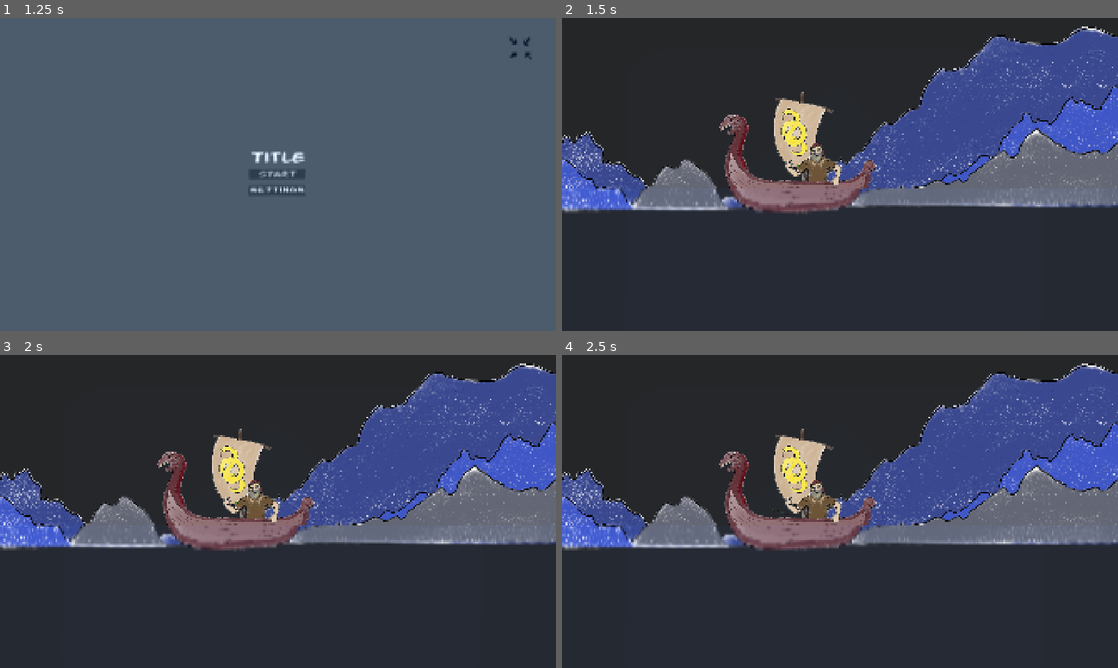
Above: before the commit, frames 1-4 (two rows, left to right).
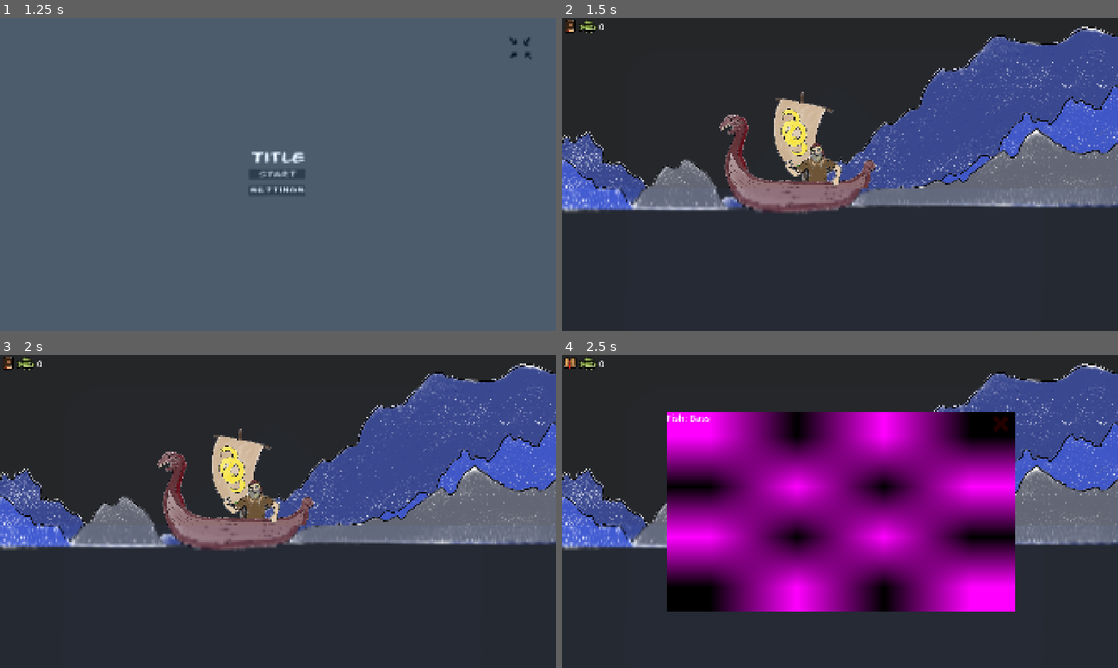
Above: after the commit, the same moments.

Repository: PARCISZEWSKI/fishinggwj
Game: Godot game, scene res://interface/main_menu.tscn
The game is run twice, just before and just after one commit, with the same random seed, the same clock (stepped at 60 frames per second) and the same inputs. The engine's default icon, where the game draws it, is replaced by a stand-in: a white triangle on a blue panel in a dark square.
Inputs (mouse positions are in pixels of both pictures, inside the frame that each line leads up to):
- Up to frame 1 (1.25 s): click (522, 49) at 0.5 s
- Up to frame 2 (1.5 s): click "Start" at 1.25 s
- Up to frame 3 (2 s): no input
- Up to frame 4 (2.5 s): click (567, 361) at 2.02 s

Frame 1 is identical in both runs. In frame 2, 0.1% of the frame differs, in the area x 0-8%, y 0-5%; in frame 3, 0.1%; in frame 4, 40%, in the area x 0-82%, y 0-82%.

Commit message:
Currency system og history/dictionary - work in progress

Diff:
--- a/interface/game_menu.tscn
+++ b/interface/game_menu.tscn
@@ -24,7 +24,7 @@
 shader_parameter/speed = Vector2(0.03, 0.07)
 shader_parameter/wave_strength = 2.0
 shader_parameter/scale_y = 100.0
-shader_parameter/y_zoom = 0.385543
+shader_parameter/y_zoom = 0.620921
 
 [sub_resource type="CanvasTexture" id="CanvasTexture_1elys"]
 
--- a/nodes/fish.gd
+++ b/nodes/fish.gd
@@ -32,6 +32,8 @@
 		$visual/bass/outline.flip_h = direction.x < 0
 
 func _on_body_entered(body) -> void:
+	Currency.fish_caught += 1
+	Currency.bass_caught += 1
 	queue_free()
 	var audio_player = Audio.play_sound_2d(soundDeath, "Effects")
 	audio_player.position = global_position
--- a/scenes/main.tscn
+++ b/scenes/main.tscn
@@ -11,6 +11,11 @@
 [ext_resource type="PackedScene" uid="uid://cqswwvxdx7x5w" path="res://components/spawn_component.tscn" id="6_tefeu"]
 [ext_resource type="Texture2D" uid="uid://dqqwgyik2f1t3" path="res://assets/mountain_mid2.png" id="7_trceg"]
 [ext_resource type="PackedScene" uid="uid://dpkcayi0yivcl" path="res://interface/game_menu.tscn" id="11_ya4ey"]
+[ext_resource type="Texture2D" uid="uid://bde6vrmvi8drk" path="res://assets/Bass.png" id="12_eb6dy"]
+[ext_resource type="Script" uid="uid://bvb2fhx80l0m0" path="res://singletons/currency_system.gd" id="12_trceg"]
+[ext_resource type="Texture2D" uid="uid://c606m5eerkeqh" path="res://assets/book_01d.png" id="13_jkv2x"]
+[ext_resource type="Texture2D" uid="uid://cd0b0td1lxsny" path="res://assets/book_01g.png" id="14_jbj1t"]
+[ext_resource type="Texture2D" uid="uid://ppi80kp8y3pr" path="res://assets/Cross.png" id="16_jbj1t"]
 
 [sub_resource type="FastNoiseLite" id="FastNoiseLite_i74xo"]
 
@@ -27,9 +32,11 @@
 shader_parameter/speed = Vector2(0.03, 0.07)
 shader_parameter/wave_strength = 2.0
 shader_parameter/scale_y = 100.0
-shader_parameter/y_zoom = 0.385543
+shader_parameter/y_zoom = 0.466507
 
 [sub_resource type="CanvasTexture" id="CanvasTexture_1elys"]
+
+[sub_resource type="PlaceholderTexture2D" id="PlaceholderTexture2D_jkv2x"]
 
 [node name="main" type="Node2D"]
 script = ExtResource("1_choun")
@@ -71,3 +78,71 @@
 [node name="gameMenu" parent="." instance=ExtResource("11_ya4ey")]
 process_mode = 3
 visible = false
+
+[node name="Currency" type="CanvasLayer" parent="."]
+script = ExtResource("12_trceg")
+
+[node name="history_button" type="TextureButton" parent="Currency"]
+offset_left = 3.0
+offset_top = 3.0
+offset_right = 51.0
+offset_bottom = 51.0
+texture_normal = ExtResource("13_jkv2x")
+texture_pressed = ExtResource("14_jbj1t")
+texture_hover = ExtResource("14_jbj1t")
+
+[node name="bass_caught" type="Sprite2D" parent="Currency"]
+position = Vector2(89, 29)
+scale = Vector2(4, 4)
+texture = ExtResource("12_eb6dy")
+
+[node name="bass_number" type="Label" parent="Currency"]
+offset_left = 127.0
+offset_top = 7.0
+offset_right = 170.0
+offset_bottom = 74.0
+theme_override_font_sizes/font_size = 32
+
+[node name="history" type="TextureRect" parent="Currency"]
+visible = false
+anchors_preset = 8
+anchor_left = 0.5
+anchor_top = 0.5
+anchor_right = 0.5
+anchor_bottom = 0.5
+offset_left = -600.5
+offset_top = -346.5
+offset_right = 600.5
+offset_bottom = 346.5
+grow_horizontal = 2
+grow_vertical = 2
+texture = SubResource("PlaceholderTexture2D_jkv2x")
+
+[node name="RichTextLabel" type="RichTextLabel" parent="Currency/history"]
+layout_mode = 0
+offset_right = 463.0
+offset_bottom = 348.0
+theme_override_font_sizes/normal_font_size = 32
+text = "Fish: Bass"
+fit_content = true
+
+[node name="exit_history" type="TextureButton" parent="Currency/history"]
+process_mode = 3
+modulate = Color(1, 0, 0, 1)
+self_modulate = Color(1, 0, 0, 1)
+layout_mode = 1
+anchors_preset = -1
+anchor_left = 0.961
+anchor_top = 0.066
+anchor_right = 0.961
+anchor_bottom = 0.066
+offset_left = -28.661
+offset_top = -30.238
+offset_right = 29.339
+offset_bottom = 29.762
+texture_normal = ExtResource("16_jbj1t")
+texture_pressed = ExtResource("16_jbj1t")
+texture_hover = ExtResource("16_jbj1t")
+
+[connection signal="pressed" from="Currency/history_button" to="Currency" method="_on_history_button_pressed"]
+[connection signal="pressed" from="Currency/history/exit_history" to="Currency" method="_on_exit_history_pressed"]
--- /dev/null
+++ b/singletons/currency_system.gd
@@ -0,0 +1,19 @@
+extends CanvasLayer
+class_name Currency
+
+static var fish_caught = 0
+static var bass_caught = 0
+
+func _process(delta: float) -> void:
+	$bass_number.text = var_to_str(fish_caught)
+
+func history() -> void:
+	pass
+
+func _on_history_button_pressed() -> void:
+	$history.visible = true
+	get_tree().paused = true
+
+func _on_exit_history_pressed() -> void:
+	$history.visible = false
+	get_tree().paused = false
Binary file added: assets/Cross.png
Not shown, added: assets/Cross.png.import
Binary file added: assets/book_01d.png
Not shown, added: assets/book_01d.png.import
Binary file added: assets/book_01g.png
Not shown, added: assets/book_01g.png.import
Not shown: 1 places in interface/game_menu.tscn that only renumber resources
Not shown: 1 places in scenes/main.tscn that only renumber resources
Not shown, added: singletons/currency_system.gd.uid
